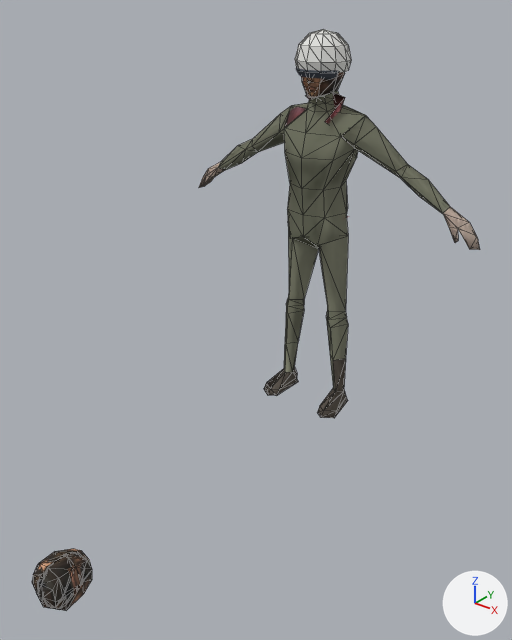
Renders of the glTF model assets/models/characters/us_pilot_white.glb from each side of a commit.
Before and after are seen from a 50 mm camera at (1.72, -2.59, 1.92) aimed at (0.18, -0.66, 0.72). Lighting does not change. The marker at lower right points along +X, +Y and +Z. The picture after the commit comes second. Mesh edges are drawn as thin lines on the coarser meshes. Where no turn or scale is listed for an object, it has been applied to the vertices. Vertices at exactly the same position are counted once.

Objects in the first picture: 'grunt_forearm_r', 'grunt_torso', 'grunt_uparm_l', 'head_frag_06', 'head_frag_07', 'helmet_flight_worn', 'us_grunt_joined' and 8 more.
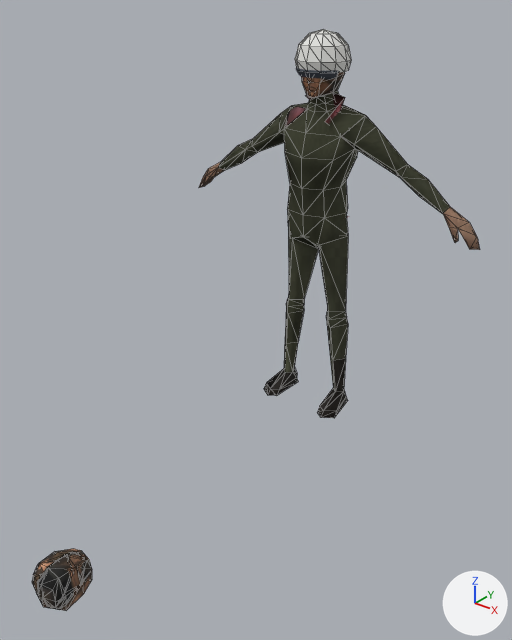
Changed parts and their boxes (x1, y1, x2, y2) in the pictures (512 x 640 px):
'us_grunt_joined', surface changed, recoloured
    both: (199, 78, 480, 418)
'grunt_torso', surface changed
    both: (284, 91, 366, 246)
'grunt_forearm_r', surface changed, recoloured
    both: (200, 139, 255, 186)
'grunt_uparm_l', surface changed
    both: (343, 117, 405, 170)
part 1 of me_head_frag_06, surface changed
    both: (41, 554, 72, 608)

The change in detail:
Picture 'us_pilot_white_cloth_tex' (img_us_pilot_white_cloth_tex) is new.
In material 'us_pilot_white_cloth' (mat_us_pilot_white_cloth), base_color is no longer (0.3, 0.31, 0.22), grey #959781.
In material 'us_pilot_white_cloth' (mat_us_pilot_white_cloth), texture is now set to img_us_pilot_white_cloth_tex.
In material 'us_pilot_white_cloth' (mat_us_pilot_white_cloth), roughness goes from 0.9 to 0.92.
Material 'us_pilot_white_skin' (mat_us_pilot_white_skin) changes colour from beige #edd7c7 to beige #c49b81; in linear values from (0.85, 0.68, 0.57) to (0.55, 0.33, 0.22).
Material 'us_pilot_white_boot' (mat_us_pilot_white_boot) changes colour from brown #615950 to black #27221d; in linear values from (0.12, 0.1, 0.08) to (0.02, 0.016, 0.012).
me_head_frag_06 has 19 vertices, 34 faces and spans x -0.0096..0.0726, y -1.6729..-1.5414, z -0.0808..0.0691.
me_head_frag_06 is used by ob_head_frag_06; location (0.0, 0.029, 0.0).
me_head_frag_06 part 1: texture (UV) coordinates of 21 of 34 faces, centred in x -0.0063..0.0674, y -1.6643..-1.543, z -0.0781..0.0683, changed; they spanned u 0.06..0.1, v 0.07..0.14 and now span u 0.13..0.15, v 0.07..0.14.
